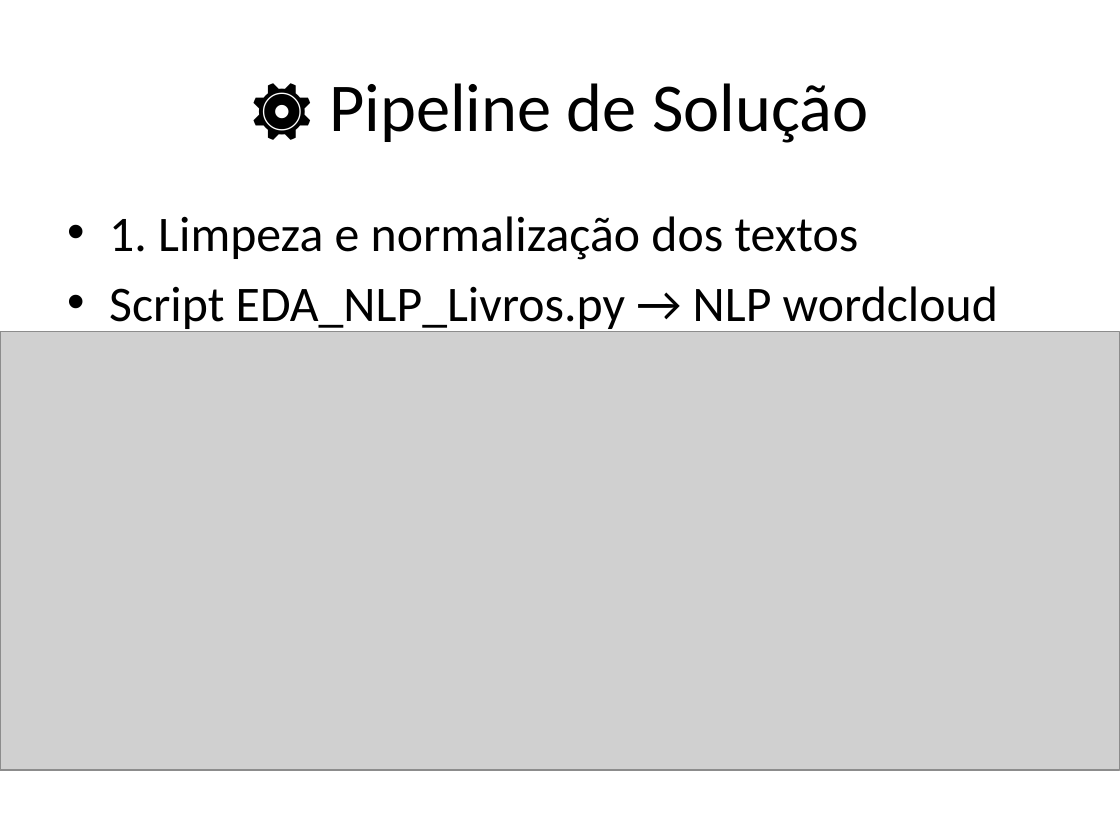
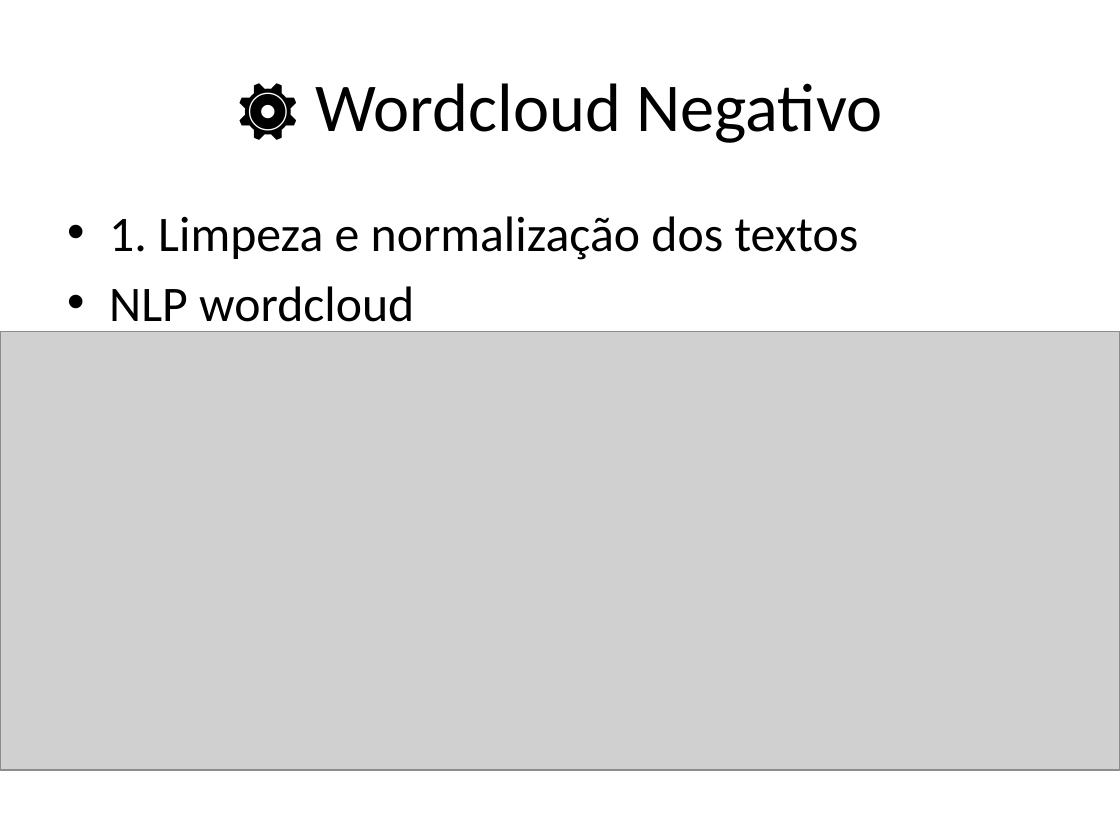
Before and after one commit to agnaldoars/A3Data_Desafio_Livros, a slide deck: slide 23 of Apresentacao_A3Data_Livros.pptx (slide 11 before the commit). Drawn at 1120x840 pixels with LibreOffice and Linux fonts; fonts in the diff are those of the drawing; grey boxes stand for pictures. Boxes give left, top, right and bottom in pixels: in the first picture for what was removed or moved away, otherwise in the second. Text is boxed around its words. In the diff, an @@ line names an element or a change of style, - is before the commit and + after.

```diff
--- a/Apresentacao_A3Data_Livros.pptx
+++ b/Apresentacao_A3Data_Livros.pptx
@@ title at box(237, 83, 883, 143): text changed @@
-⚙️ Pipeline de Solução
+⚙️ Wordcloud Negativo
@@ text at box(109, 286, 414, 333): text changed @@
-• Script EDA_NLP_Livros.py → NLP wordcloud
+• NLP wordcloud
```
Also in this commit, not shown: 19 other slides changed, 11 slides added, 3 slides removed, 2 other files.
